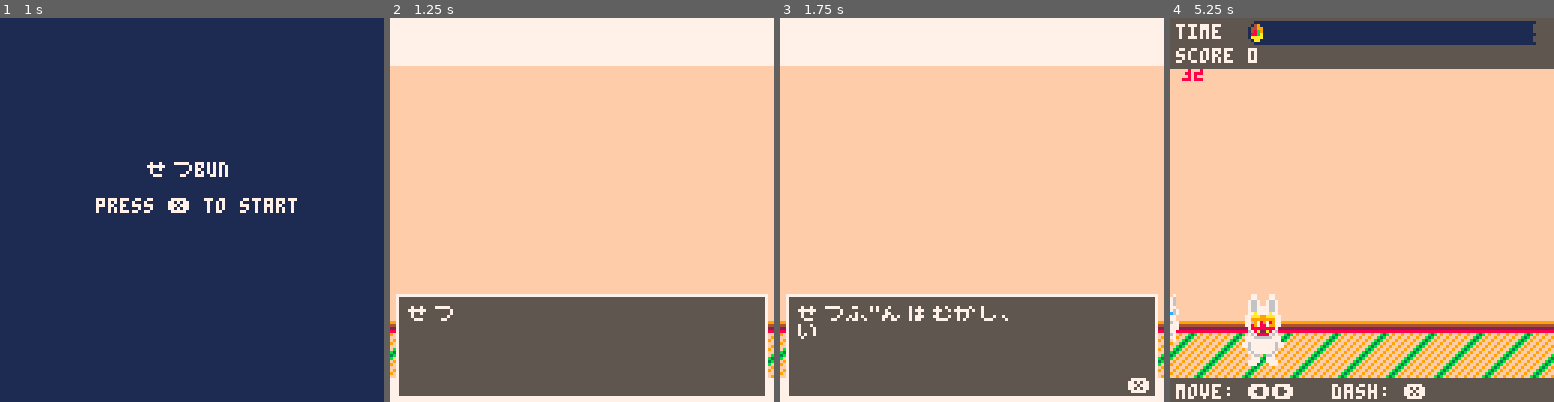
Above: before the commit, frames 1-4 (left to right).
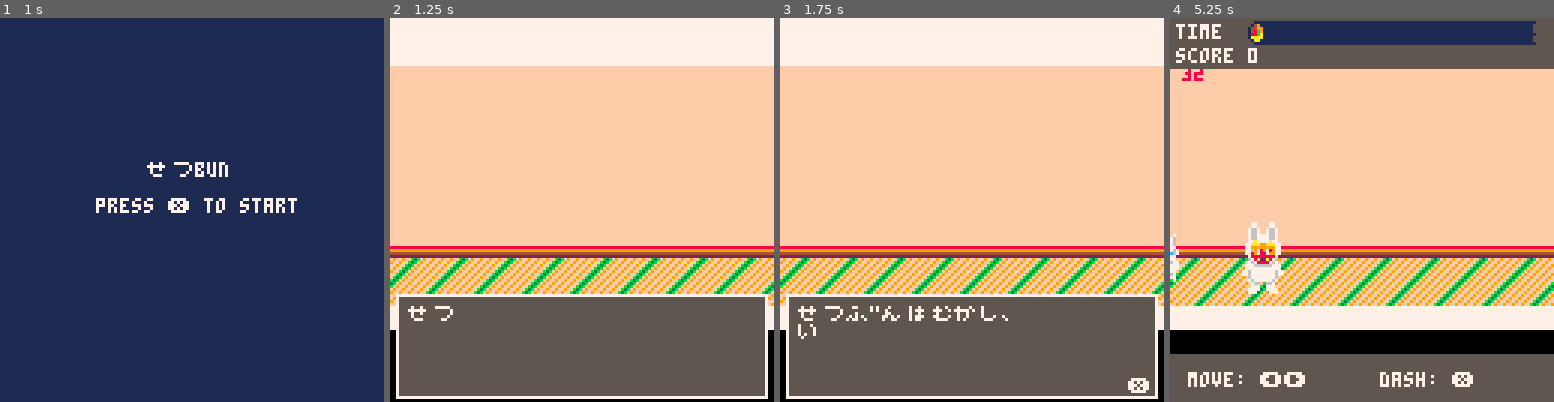
Above: after the commit, the same moments.

Repository: josiahp/setsubun
Game: PICO-8 cartridge setsubun.p8
The game is run twice, just before and just after one commit, with the same random seed, the same clock (stepped at 60 frames per second) and the same inputs.
Inputs:
- Up to frame 1 (1 s): tap X (X key) at 0.33 s; tap O (Z key) at 0.7 s
- Up to frame 2 (1.25 s): tap X (X key) at 1.07 s
- Up to frame 3 (1.75 s): hold Right from 1.6 s (still down); tap O (Z key) at 1.7 s
- Up to frame 4 (5.25 s): tap X (X key) every 1.12 s from 1.85 to 5.2 s; release Right at 2.1 s; tap O (Z key) every 0.4 s from 2.1 to 4.9 s; hold Up 2.15-2.42 s; hold Right 2.47-3.03 s; hold Left 3.08-3.58 s; hold Down 3.63-3.97 s; hold Right 4.02-4.68 s; hold Up 4.73-5.03 s; hold Left from 5.08 s (still down)

Frame 1 is identical in both runs. In frame 2, 8.8% of the frame differs, in the area x 0-100%, y 59-100%; in frame 3, 8.8%; in frame 4, 30%, in the area x 0-100%, y 53-100%.

Commit message:
feat: adjust stage size

Diff:
--- a/setsubun.p8
+++ b/setsubun.p8
@@ -125,13 +125,13 @@
 	--dad is 24 pixels tall, so
 	-- 1.5m == 24px
 	-- 9.8m == 156px?
-	dad=init_dad(63,63)
+	dad=init_dad(63,80)
 
 	cam_init()
 	map_init()
 	target_init()
 	kids_init()
-	add(kids.group,kids_new(32,100))
+	add(kids.group,kids_new(32,80))
 	beans_init()
 	particles_init()
 
@@ -345,8 +345,8 @@
 
 function init_dad(x,y)
 	local dad={
-		x=63,
-		y=104,
+		x=x,
+		y=y,
 		spd=50,
 		dive_spd=150,
 		dive_duration=0.2,
@@ -723,15 +723,17 @@
 
 		char_minx=20,
 		char_maxx=256,
-		char_miny=104,
-		char_maxy=108,
+		char_miny=76,
+		char_maxy=92,
 	}
 end
 
 function map_draw()
 	map(mapinfo.minx,mapinfo.miny,0,0,mapinfo.maxx,mapinfo.maxy)
+	local y0=95
+
 	--draw wall
-	local y=118
+	local y=y0
 	for w=8,23 do
 		tline(w,y,w,y-8,0,63-1/8,0,-1/8)
 		y-=1
@@ -740,8 +742,9 @@
 	--draw tatami
 	for tatami=3,33,2 do
 		local x=tatami*8-1
-		for y=104,119 do
-			tline(x,y,x+15,y,0,63)
+		local size=15
+		for y=y0-size,y0 do
+			tline(x,y,x+size,y,0,63)
 			x-=1
 		end
 	end
@@ -757,7 +760,7 @@
 		x=32,
 		y=0,
 		minx=0,
-		maxx=256,
+		maxx=152,
 		followdist=32,
 		followx=63,
 		followy=63,
@@ -869,7 +872,7 @@
 	print("time",x,y,palette.fg)
 
 	x+=24
- w,h=128-12-x,7
+	w,h=128-12-x,7
 
 	local fac=remaining_time/game_time
 	palt(palette.transparent,true)
@@ -887,13 +890,13 @@
 	print(score,x,y,palette.fg)
 
 	-- controls
-	x,y=0,128-8
-	w,h=128,8
+	x,y=0,128-16
+	w,h=128,16
 
 	boxfill(x,y,w,h,palette.bg)
-	x+=2
-	y+=2
-	print("move: ⬅️➡️   dash: ❎",x,y,palette.fg)
+	x+=6
+	y+=6
+	print("move: ⬅️➡️      dash: ❎",x,y,palette.fg)
 end
 
 function box(x,y,w,h,col)
@@ -1089,12 +1092,9 @@
 0518181818181818181818181818181818181818181818181818181818181818181818000000000000000000000000000000000000000000000000000000000000000000000000000000000000000000000000000000000000000000000000000000000000000000000000000000000000000000000000000000000000000000
 0518181818181818181818181818181818181818181818181818181818181818181818000000000000000000000000000000000000000000000000000000000000000000000000000000000000000000000000000000000000000000000000000000000000000000000000000000000000000000000000000000000000000000
 0518181818181818181818181818181818181818181818181818181818181818181818000000000000000000000000000000000000000000000000000000000000000000000000000000000000000000000000000000000000000000000000000000000000000000000000000000000000000000000000000000000000000000
-0518181818181818181818181818181818181818181818181818181818181818181818000000000000000000000000000000000000000000000000000000000000000000000000000000000000000000000000000000000000000000000000000000000000000000000000000000000000000000000000000000000000000000
-0518181818181818181818181818181818181818181818181818181818181818181818000000000000000000000000000000000000000000000000000000000000000000000000000000000000000000000000000000000000000000000000000000000000000000000000000000000000000000000000000000000000000000
-0518181818181818181818181818181818181818181818181818181818181818181818000000000000000000000000000000000000000000000000000000000000000000000000000000000000000000000000000000000000000000000000000000000000000000000000000000000000000000000000000000000000000000
 0518180d0d0d0d0d0d0d0d0d0d0d0d0d0d0d0d0d0d0d0d0d0d0d0d0d0d0d0d0d0d0d0d000000000000000000000000000000000000000000000000000000000000000000000000000000000000000000000000000000000000000000000000000000000000000000000000000000000000000000000000000000000000000000
 0518000000000000000000000000000000000000000000000000000000000000000000000000000000000000000000000000000000000000000000000000000000000000000000000000000000000000000000000000000000000000000000000000000000000000000000000000000000000000000000000000000000000000
 0500000000000000000000000000000000000000000000000000000000000000000000000000000000000000000000000000000000000000000000000000000000000000000000000000000000000000000000000000000000000000000000000000000000000000000000000000000000000000000000000000000000000000
-0505050505050505050505050505050505050505050505050505050505050505050505050505050505050505050505050505050505050505050505050505050505050505050505050505050505050505050505050505050505050505050505050505050505050505050505050505050505050500000000000000000000000000
-
-
+0505050505050505050505050505050505050505050505050505050505050505050505000000000000000000000000000000000000000000000000000000000000000000000000000000000000000000000000000000000000000000000000000000000000000000000000000000000000000000000000000000000000000000
+
+
